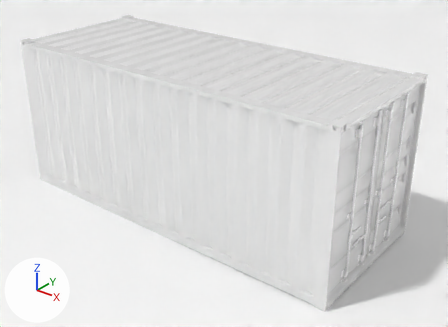
A saved change to the Blender file Blender Lukas/Evergreen Container.blend.
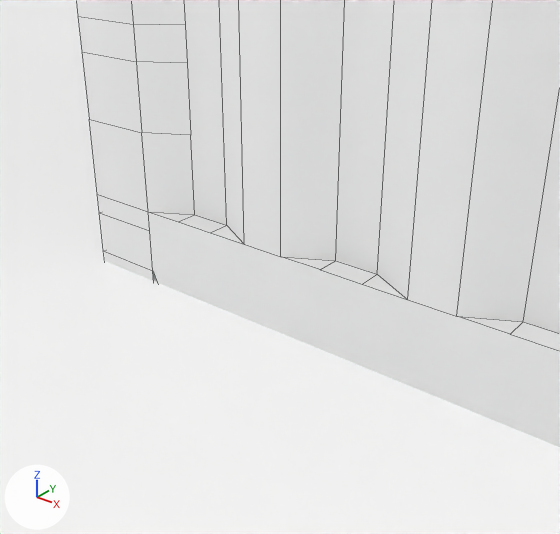
There are two pictures of each version: one whole from a 50 mm lens placed at (9.27, -10.65, 8.23), pointed at (0.41, 0.43, 1.36), one close up from a 50 mm lens placed at (-2.85, -3.01, 1.15), pointed at (-4.28, -1.23, 0.04). Lighting does not change. The marker at lower left points along +X, +Y and +Z. The close-ups show mesh edges as thin lines.

Script lines for the objects in view, before the commit:
```python
me_plane_022 = bpy.data.meshes.new('Plane.022')
me_plane_022.from_pydata(...)  # 3047 vertices, 2269 faces, 25 loose edges; spans x -15.0..221.0, y -8.0..25.0, z -80.0..0.0
me_plane_022.polygons.foreach_set('use_smooth', [True] * 2269)
me_plane_022.materials.append(mat_material_001)  # its picture is missing
# before: 1534 (-13.0, 25.0, -2.0), 1547 (-13.0, 25.0, -78.0) at pixel (152, 270), 2400 (-15.0, 25.0, -78.0), 2401 (-15.0, 25.0, -78.0)
me_plane_026 = bpy.data.meshes.new('Plane.026')
me_plane_026.from_pydata(...)  # 4 vertices, 1 face; spans x -1.0..1.0, y -1.0..1.0, z 0.0
me_plane_026.materials.append(mat_citystreetasphaltgenericclean001_2k)  # its picture is missing
ob_container_textured = bpy.data.objects.new('Container Textured', me_plane_022)
ob_container_textured.location = (4.538, 1.428, 0.257)
ob_container_textured.rotation_euler = (3.142, -1.571, 0.0)  # degrees (180, -90, 0)
ob_container_textured.scale = (0.0172, 0.117, 0.117)
ob_plane = bpy.data.objects.new('Plane', me_plane_026)
ob_plane.location = (-9.484, -10.202, 0.0)
ob_plane.scale = (80.0, 80.0, 80.0)
```
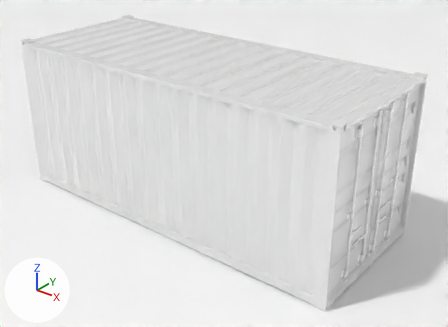
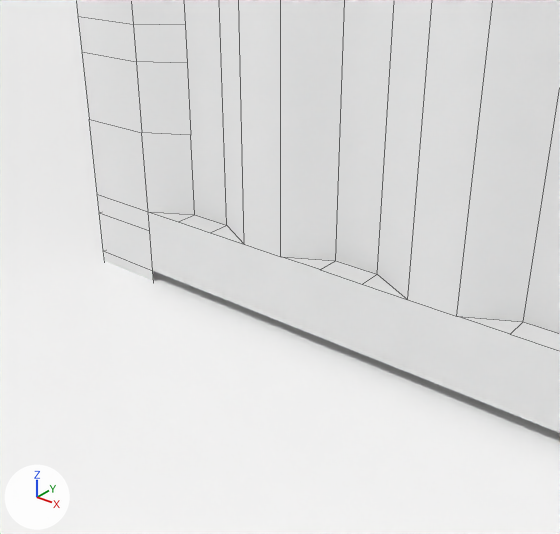
Commit message: Fixed container
Deleted buggy face on container

Patch to the scene script:
```diff
--- a/Blender Lukas/Evergreen Container.blend.py
+++ b/Blender Lukas/Evergreen Container.blend.py
@@ me_plane_022 @@
 me_plane_022.from_pydata(...)  # 3047 vertices, 2269 faces, 25 loose edges; spans x -15.0..221.0, y -8.0..25.0, z -80.0..0.0
 # used by ob_container_textured; location = (4.538, 1.428, 0.257); rotation_euler = (3.142, -1.571, 0.0), in degrees (180, -90, 0); scale = (0.0172, 0.117, 0.117)
 # verts and faces of me_plane_022; kept vertices keep their numbers, new ones are numbered from 3047
+# me_plane_022 part 1
+delete_vertices([2401])  # with the faces that use them
+delete_faces([(1534, 1547, 2400)])
+edges += [(1547, 2400)]
 me_plane_022.materials.append(mat_material_001)
```

Pixel boxes (x1, y1, x2, y2) of what changed, in the close-ups (560 x 534 px):
'Container Textured', reshaped: before (76, 0, 560, 447); after (76, 0, 560, 433)
part 1 of me_plane_022, cut back: before (153, 271, 560, 447)
